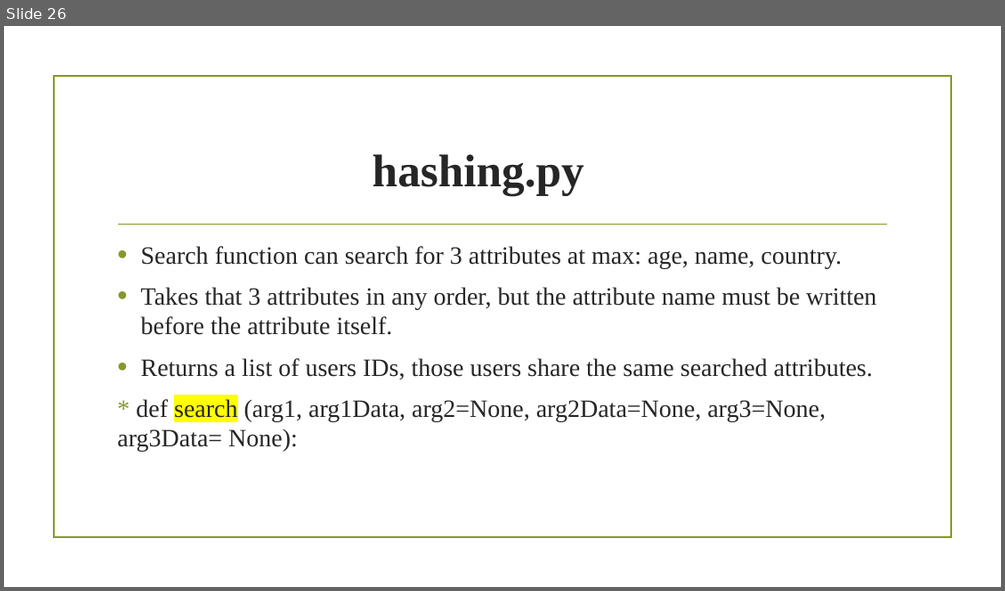
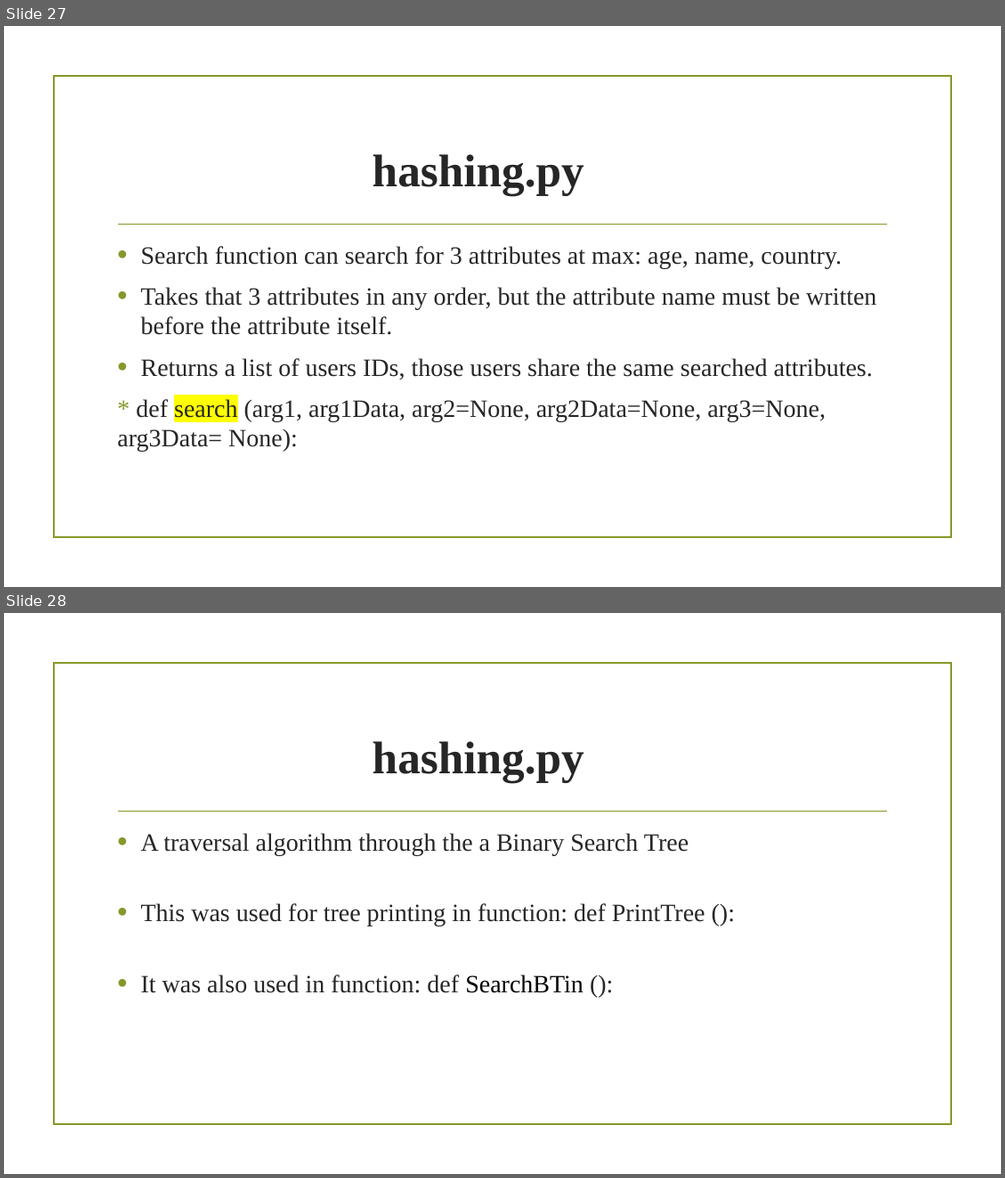
Before and after one commit to M-Morsy/Social-Network, a slide deck: Documentation/DS.pptx. Shown one above the other, each under a label of ours: slide 26 before the commit, slides 27 and 28 after it. The pictures are 1005x591 and 1005x1178 pixels, drawn with LibreOffice and Linux fonts; fonts in the diff are those of the drawing; background and template pictures are left out. Boxes give left, top, right and bottom in pixels: in the first picture for what was removed or moved away, otherwise in the second. Text is boxed around its words. In the diff, an @@ line names an element or a change of style, - is before the commit and + after.

```diff
--- a/Documentation/DS.pptx
+++ b/Documentation/DS.pptx
@@ slide 28 added at [4, 613, 1001, 1174], background picture (left out); not listed: 2 template elements that a slide beside it also shows @@
@@ title added at [372, 741, 584, 782], 44 pt, text #262626, bold @@
+hashing.py
@@ text added at [141, 833, 705, 993], 24 pt, text #262626 @@
+• A traversal algorithm through the a Binary Search Tree
+• This was used for tree printing in function: def PrintTree ():
+• It was also used in function: def SearchBTin ():
@@ what was slide 26 is now slide 27 @@
```
Also in this commit, not shown: 2 slides changed, 1 other slide added.
